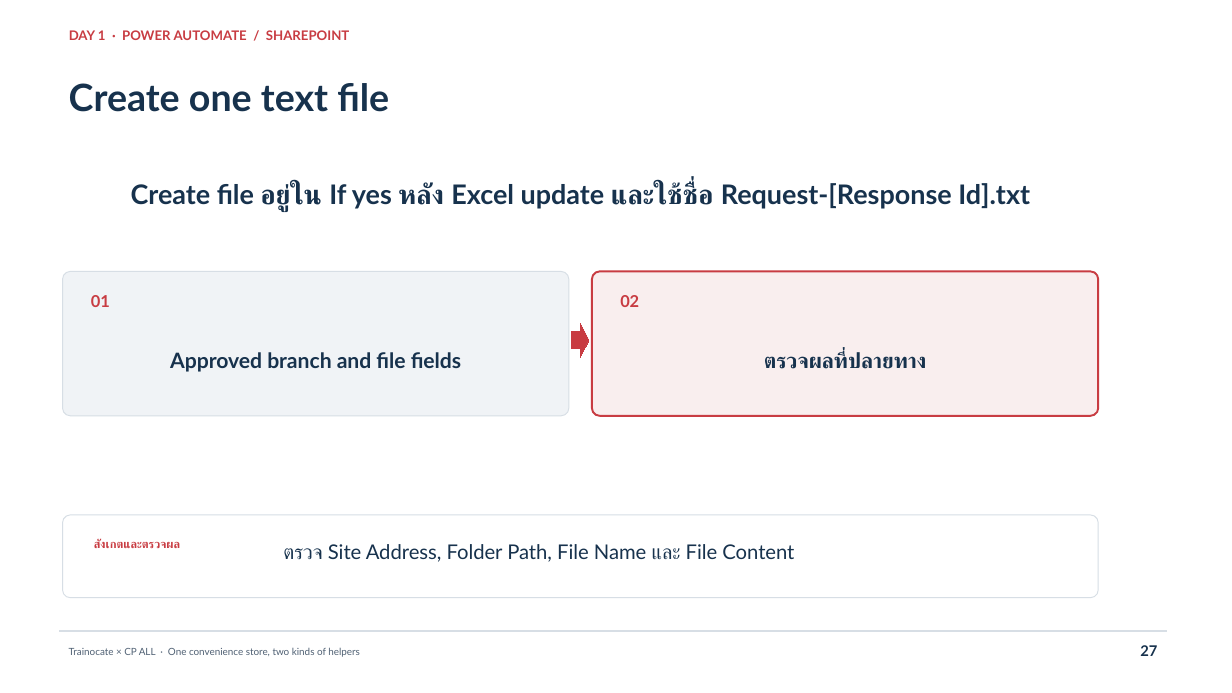
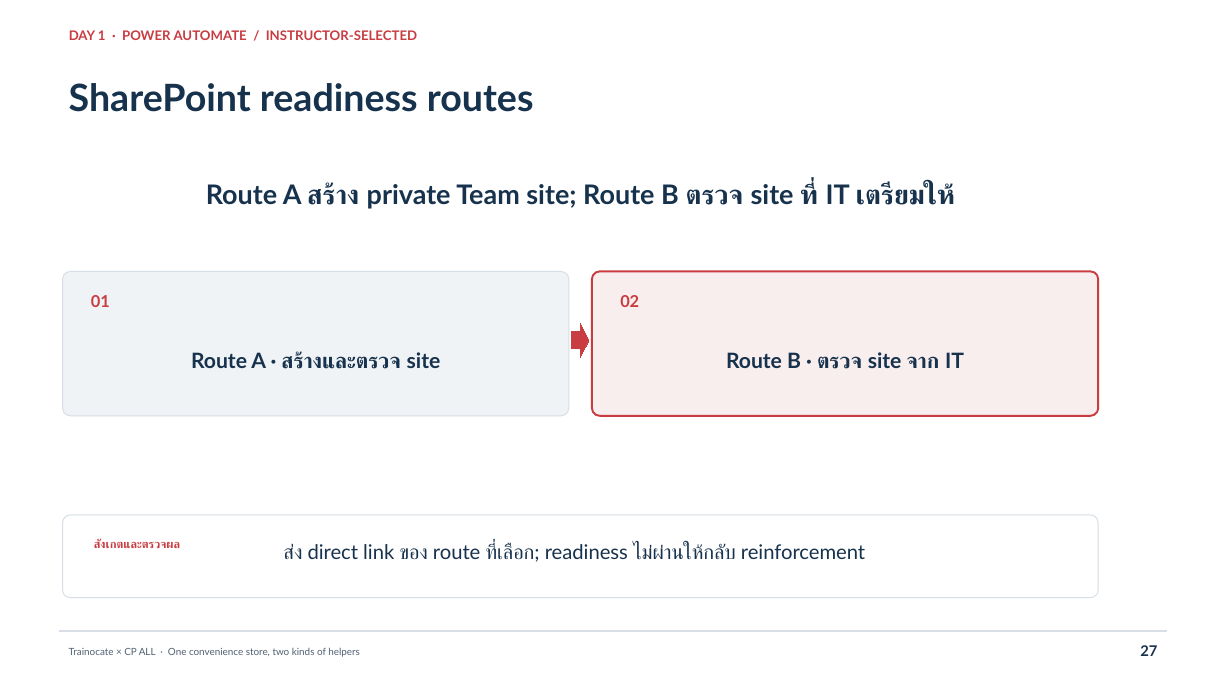
Before and after one commit to teerasej/cpall-gosoft-power-automate-2026, a slide deck: slide 27 of docs/public/downloads/CPAll-Power-Automate-Day-1.pptx. Drawn at 1232x693 pixels with LibreOffice and Linux fonts; fonts in the diff are those of the drawing. Boxes give left, top, right and bottom in pixels: in the first picture for what was removed or moved away, otherwise in the second. Text is boxed around its words. In the diff, an @@ line names an element or a change of style, - is before the commit and + after.

Commit message:
Make SharePoint an optional Day 1 extension

```diff
--- a/docs/public/downloads/CPAll-Power-Automate-Day-1.pptx
+++ b/docs/public/downloads/CPAll-Power-Automate-Day-1.pptx
@@ text at [69, 30, 417, 40]: text changed @@
-DAY 1 · POWER AUTOMATE / SHAREPOINT
+DAY 1 · POWER AUTOMATE / INSTRUCTOR-SELECTED
@@ text at [69, 83, 534, 112]: text changed @@
-Create one text file
+SharePoint readiness routes
@@ text at [206, 183, 953, 209]: text changed @@
-Create file อยู่ใน If yes หลัง Excel update และใช้ชื่อ Request-[Response Id].txt
+Route A สร้าง private Team site; Route B ตรวจ site ที่ IT เตรียมให้
@@ text at [191, 351, 441, 369]: text changed @@
-Approved branch and file fields
+Route A · สร้างและตรวจ site
@@ text at [726, 352, 964, 369]: text changed @@
-ตรวจผลที่ปลายทาง
+Route B · ตรวจ site จาก IT
@@ text at [283, 543, 865, 562]: text changed @@
-ตรวจ Site Address, Folder Path, File Name และ File Content
+ส่ง direct link ของ route ที่เลือก; readiness ไม่ผ่านให้กลับ reinforcement
```
Also in this commit, not shown: 7 other slides changed, 13 other files.
